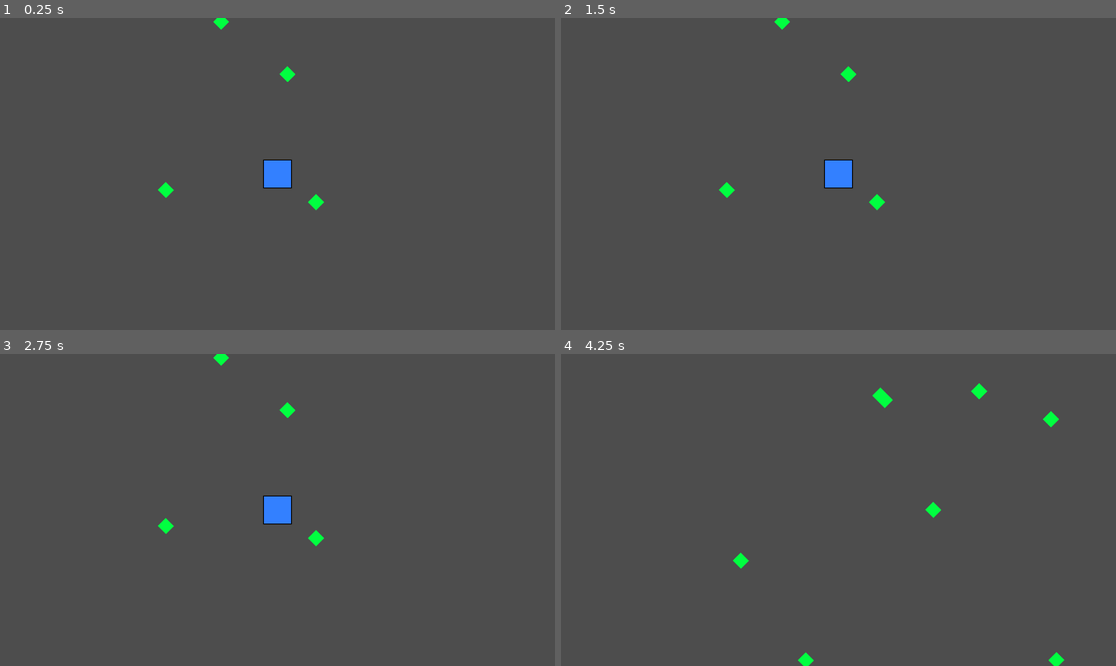
Above: before the commit, frames 1-4 (two rows, left to right).
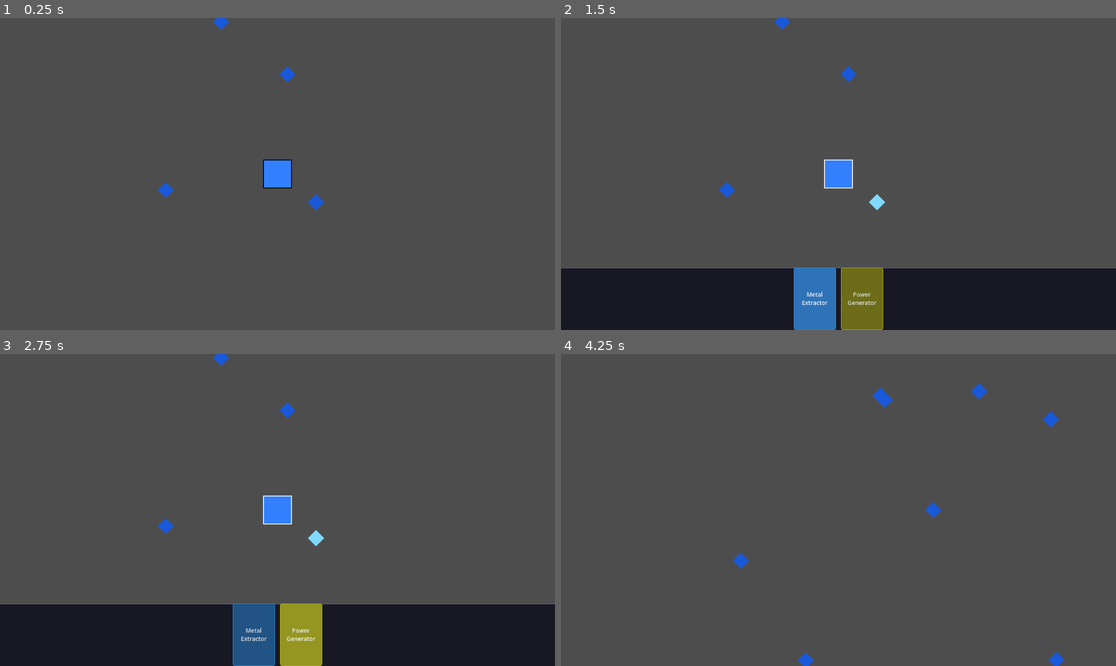
Above: after the commit, the same moments.

Repository: megantebro/roguelike-rts
Game: Godot game, scene res://scenes/main.tscn
Same seed, same stepped clock (60 frames per second), same inputs: the game is played once before the commit and once after it.
Inputs (mouse positions are in pixels of both pictures, inside the frame that each line leads up to):
- Up to frame 1 (0.25 s): no input
- Up to frame 2 (1.5 s): tap Enter at 0.5 s; drag from (838, 174) to (894, 105) at 0.52 s; click (816, 298) at 1.25 s, where only the run after the commit has a clickable "Metal Extractor"
- Up to frame 3 (2.75 s): click (299, 634) at 2 s, where only the run after the commit has a clickable "Power Generator"
- Up to frame 4 (4.25 s): tap Space at 2.75 s; drag from (727, 525) to (838, 510) at 2.77 s; move the mouse to (894, 441) at 3.52 s; hold D from 3.53 s (still down)

The runs differ from the first frame. In frame 1, 0.3% of the frame differs, in the area x 28-59%, y 0-62%; in frame 2, 20%, in the area x 0-100%, y 0-100%; in frame 3, 20%; in frame 4, 0.6%.

Commit message:
Add commander HUD and resource interaction
- HUD shows Metal Extractor / Power Generator when commander selected
- Resource spots changed to blue diamonds
- Nearby resources (within 1.5 tiles) highlight bright cyan
- HUD appears on selection, hides on deselect

Co-Authored-By: Claude Sonnet 4.6 <noreply@anthropic.com>

Diff:
--- a/scenes/main.tscn
+++ b/scenes/main.tscn
@@ -1,8 +1,9 @@
-[gd_scene load_steps=4 format=3 uid="uid://cmain000001"]
+[gd_scene load_steps=5 format=3 uid="uid://cmain000001"]
 
 [ext_resource type="Script" path="res://scripts/main.gd" id="1_main"]
 [ext_resource type="Script" path="res://scripts/game_camera.gd" id="2_camera"]
 [ext_resource type="Script" path="res://scripts/selection_box.gd" id="3_selbox"]
+[ext_resource type="Script" path="res://scripts/commander_hud.gd" id="4_hud"]
 
 [node name="Main" type="Node2D"]
 script = ExtResource("1_main")
@@ -17,3 +18,6 @@
 
 [node name="SelectionBox" type="Node2D" parent="CanvasLayer"]
 script = ExtResource("3_selbox")
+
+[node name="CommanderHUD" type="CanvasLayer" parent="."]
+script = ExtResource("4_hud")
--- /dev/null
+++ b/scripts/commander_hud.gd
@@ -0,0 +1,69 @@
+extends CanvasLayer
+
+const BUILD_OPTIONS := [
+	{"name": "Metal\nExtractor",  "color": Color(0.2, 0.5, 0.8)},
+	{"name": "Power\nGenerator",  "color": Color(0.65, 0.65, 0.15)},
+]
+
+func _ready() -> void:
+	layer = 5
+	_build_ui()
+	hide()
+
+func _build_ui() -> void:
+	var panel := Panel.new()
+	panel.set_anchors_preset(Control.PRESET_BOTTOM_WIDE)
+	panel.custom_minimum_size = Vector2(0, 130)
+	panel.offset_top = -130
+	panel.offset_bottom = 0
+
+	var bg := StyleBoxFlat.new()
+	bg.bg_color = Color(0.08, 0.08, 0.12, 0.93)
+	bg.border_width_top = 2
+	bg.border_color = Color(0.35, 0.35, 0.45)
+	panel.add_theme_stylebox_override("panel", bg)
+	add_child(panel)
+
+	var hbox := HBoxContainer.new()
+	hbox.set_anchors_preset(Control.PRESET_FULL_RECT)
+	hbox.add_theme_constant_override("separation", 10)
+	hbox.alignment = BoxContainer.ALIGNMENT_CENTER
+	panel.add_child(hbox)
+
+	for opt in BUILD_OPTIONS:
+		hbox.add_child(_make_button(opt))
+
+func _make_button(opt: Dictionary) -> Control:
+	var btn := Button.new()
+	btn.custom_minimum_size = Vector2(88, 110)
+	btn.text = opt["name"]
+	btn.add_theme_font_size_override("font_size", 12)
+
+	var normal := StyleBoxFlat.new()
+	normal.bg_color = opt["color"].darkened(0.35)
+	normal.border_width_left   = 1
+	normal.border_width_right  = 1
+	normal.border_width_top    = 1
+	normal.border_width_bottom = 1
+	normal.border_color = opt["color"]
+	normal.corner_radius_top_left    = 4
+	normal.corner_radius_top_right   = 4
+	normal.corner_radius_bottom_left = 4
+	normal.corner_radius_bottom_right = 4
+	btn.add_theme_stylebox_override("normal", normal)
+
+	var hover := normal.duplicate() as StyleBoxFlat
+	hover.bg_color = opt["color"].darkened(0.1)
+	btn.add_theme_stylebox_override("hover", hover)
+
+	var pressed := normal.duplicate() as StyleBoxFlat
+	pressed.bg_color = opt["color"].lightened(0.1)
+	btn.add_theme_stylebox_override("pressed", pressed)
+
+	return btn
+
+func show_hud() -> void:
+	show()
+
+func hide_hud() -> void:
+	hide()
--- a/scripts/main.gd
+++ b/scripts/main.gd
@@ -7,8 +7,13 @@
 const RESOURCE_COUNT := 1200
 const RESOURCE_SEED := 42
 const DRAG_THRESHOLD := 8.0
+const RESOURCE_RADIUS := TILE_SIZE * 1.5
+
+const RES_COLOR        := Color(0.1, 0.35, 0.85)
+const RES_COLOR_NEARBY := Color(0.5, 0.85, 1.0)
 
 var _resource_positions: Array[Vector2] = []
+var _nearby_resource_indices: Array[int] = []
 var _selected_units: Array = []
 var _left_on_ground := false
 var _is_dragging := false
@@ -17,6 +22,13 @@
 func _ready() -> void:
 	_generate_resources()
 	_spawn_commanders()
+
+func _process(_delta: float) -> void:
+	if _selected_units.size() > 0:
+		_update_nearby_resources(_selected_units[0].position)
+	elif _nearby_resource_indices.size() > 0:
+		_nearby_resource_indices.clear()
+		queue_redraw()
 
 func _draw() -> void:
 	var map_rect := Rect2(0, 0, MAP_W * TILE_SIZE, MAP_H * TILE_SIZE)
@@ -32,10 +44,21 @@
 		var y := rng.randf_range(3 * TILE_SIZE, (MAP_H - 3) * TILE_SIZE)
 		_resource_positions.append(Vector2(x, y))
 
+func _update_nearby_resources(commander_pos: Vector2) -> void:
+	var r2 := RESOURCE_RADIUS * RESOURCE_RADIUS
+	var new_nearby: Array[int] = []
+	for i in _resource_positions.size():
+		if commander_pos.distance_squared_to(_resource_positions[i]) <= r2:
+			new_nearby.append(i)
+	if new_nearby != _nearby_resource_indices:
+		_nearby_resource_indices = new_nearby
+		queue_redraw()
+
 func _draw_resources() -> void:
 	var s := 14.0
-	var col := Color(0.0, 1.0, 0.25)
-	for pos in _resource_positions:
+	for i in _resource_positions.size():
+		var pos := _resource_positions[i]
+		var col := RES_COLOR_NEARBY if _nearby_resource_indices.has(i) else RES_COLOR
 		draw_colored_polygon(PackedVector2Array([
 			Vector2(pos.x,     pos.y - s),
 			Vector2(pos.x + s, pos.y),
@@ -63,6 +86,7 @@
 	_deselect_all()
 	_selected_units.append(unit)
 	unit.select()
+	$CommanderHUD.show_hud()
 	_left_on_ground = false
 
 func _unhandled_input(event: InputEvent) -> void:
@@ -95,6 +119,7 @@
 	for unit in _selected_units:
 		unit.deselect()
 	_selected_units.clear()
+	$CommanderHUD.hide_hud()
 
 func _select_in_rect(screen_rect: Rect2) -> void:
 	_deselect_all()
@@ -102,6 +127,8 @@
 		if screen_rect.has_point(_world_to_screen(unit.position)):
 			unit.select()
 			_selected_units.append(unit)
+	if _selected_units.size() > 0:
+		$CommanderHUD.show_hud()
 
 func _move_selected_to(target: Vector2) -> void:
 	var count := _selected_units.size()
Not shown, added: scripts/commander_hud.gd.uid
